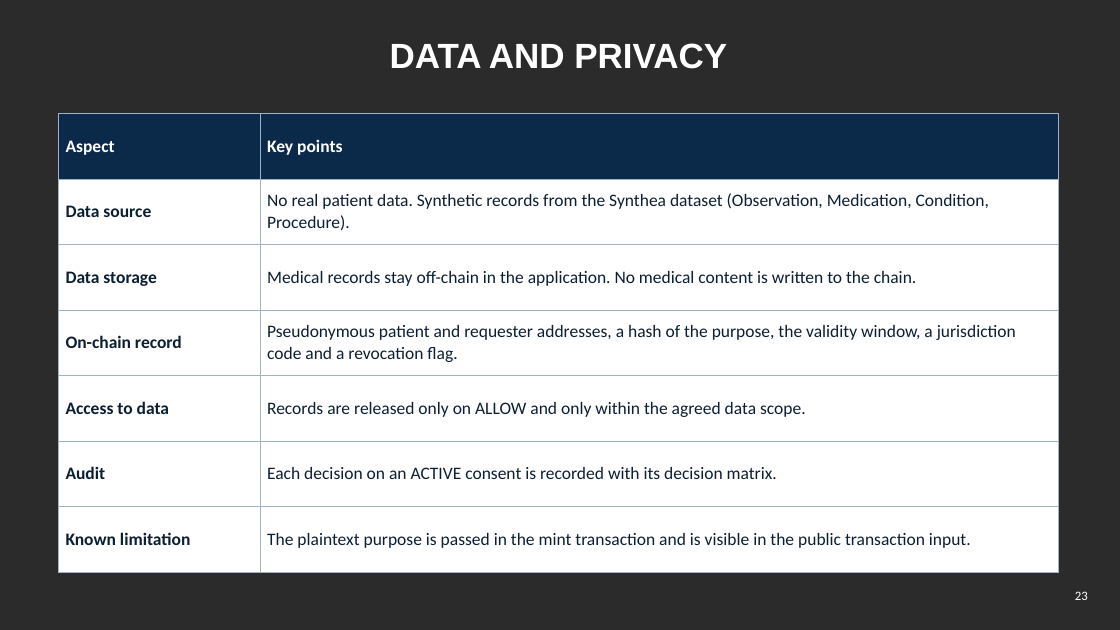
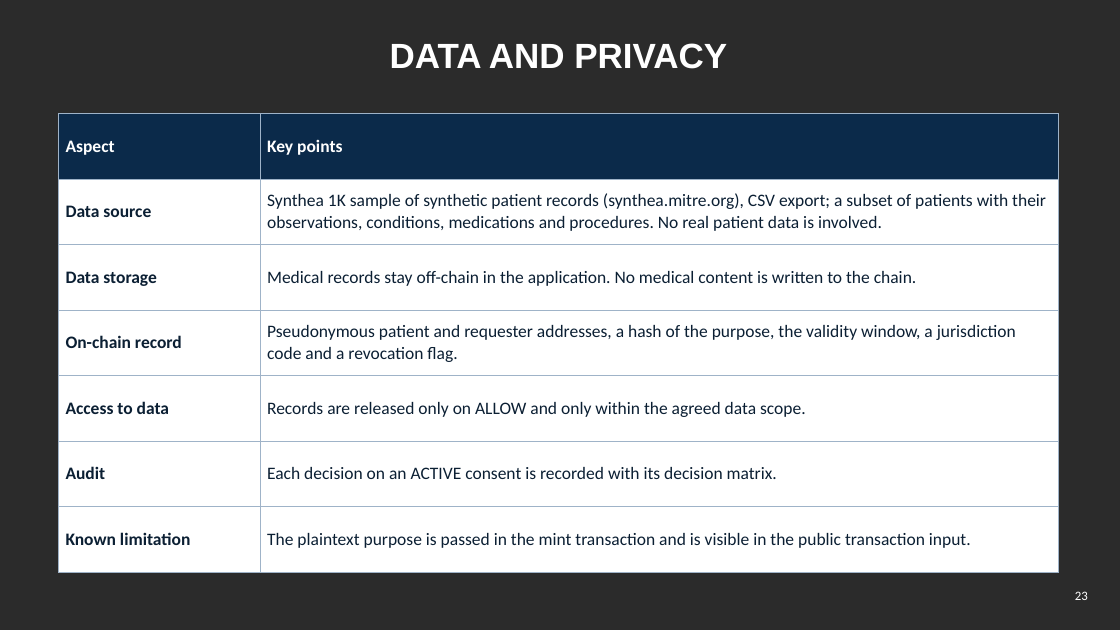
Before and after one commit to yasir12345678900/HealthRWA-Sepolia-Personal-try, a slide deck: slide 23 of docs/Yasir_Candidature_Reassessment_Slides_Simple.pptx. Drawn at 1120x630 pixels with LibreOffice and Linux fonts; fonts in the diff are those of the drawing; background and template pictures are left out; a plain dark background stands for a picture behind light text. Boxes give left, top, right and bottom in pixels: in the first picture for what was removed or moved away, otherwise in the second. Text is boxed around its words. In the diff, an @@ line names an element or a change of style, - is before the commit and + after.

```diff
--- a/docs/Yasir_Candidature_Reassessment_Slides_Simple.pptx
+++ b/docs/Yasir_Candidature_Reassessment_Slides_Simple.pptx
@@ table at (x1=59, y1=113, x2=1059, y2=552) @@
-row 2, column 2: No real patient data. Synthetic records from the Synthea dataset (Observation, Medication, Condition, Procedure).
+row 2, column 2: Synthea 1K sample of synthetic patient records (synthea.mitre.org), CSV export; a subset of patients with their observations, conditions, medications and procedures. No real patient data is involved.
```
Also in this commit, not shown: 8 other files.
